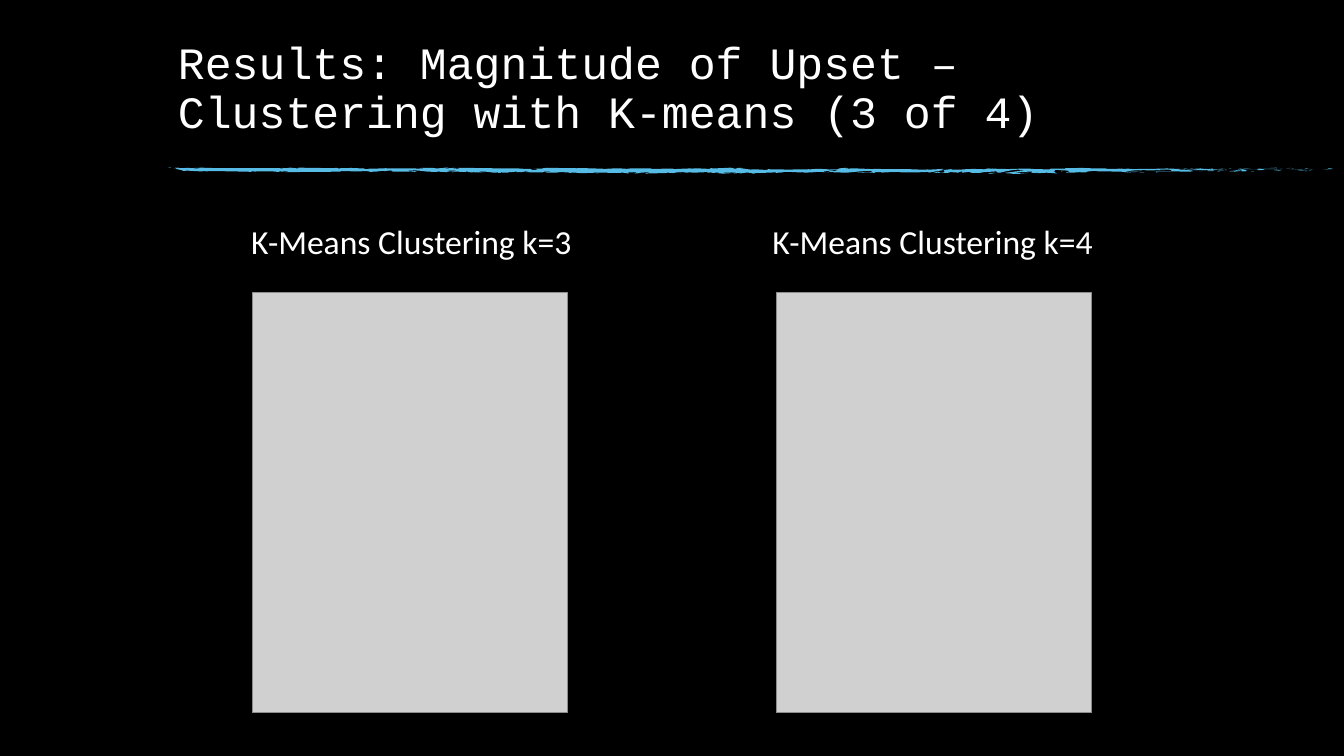
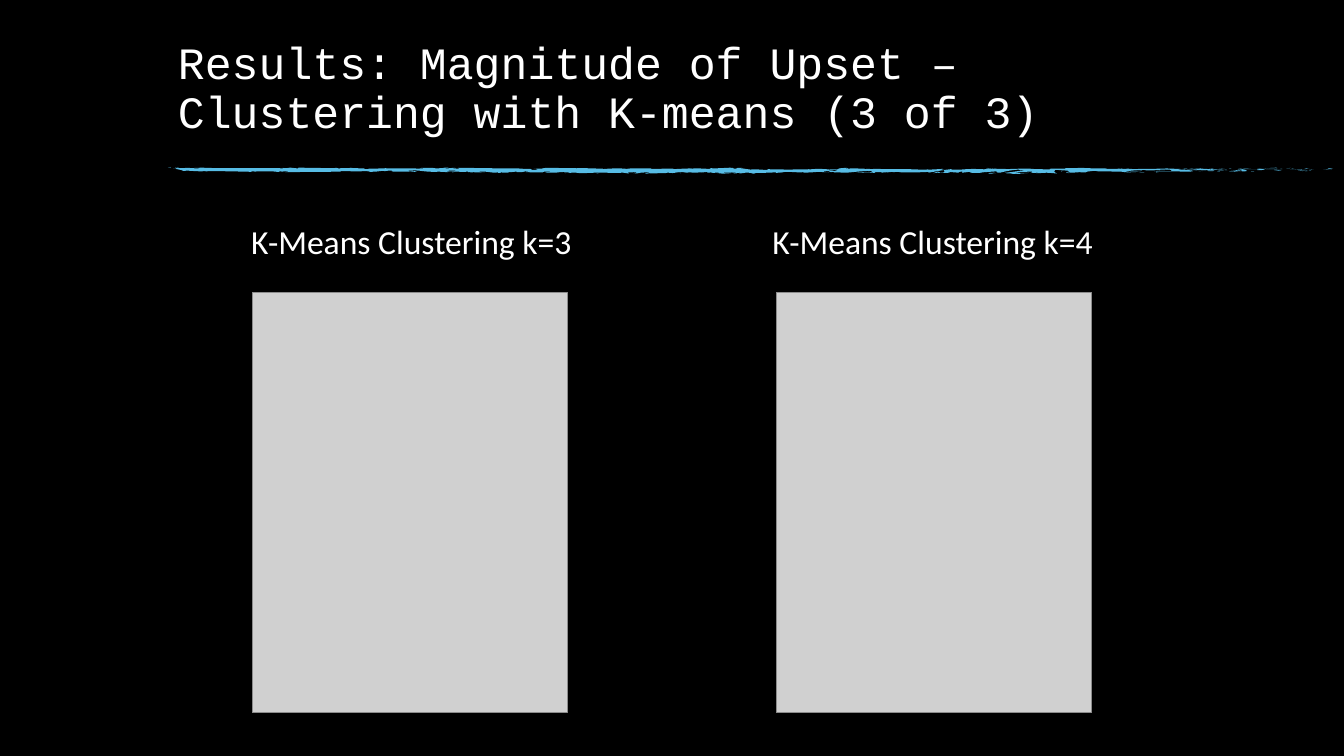
Before and after one commit to msnyde8/Graduate_Project-Upset_Potential, a slide deck: slide 14 of Upset Potential in the NFL.pptx (slide 15 before the commit). Drawn at 1344x756 pixels with LibreOffice and Linux fonts; fonts in the diff are those of the drawing; grey boxes stand for pictures; background and template pictures are left out. Boxes give left, top, right and bottom in pixels: in the first picture for what was removed or moved away, otherwise in the second. Text is boxed around its words. In the diff, an @@ line names an element or a change of style, - is before the commit and + after.

Commit message:
Updates at work to paper with new upset classification data and slides to match

```diff
--- a/Upset Potential in the NFL.pptx
+++ b/Upset Potential in the NFL.pptx
@@ title at (178, 47, 1039, 138): text changed @@
-Results: Magnitude of Upset – Clustering with K-means (3 of 4)
+Results: Magnitude of Upset – Clustering with K-means (3 of 3)
```
Also in this commit, not shown: 11 other slides changed, 1 slide added, 6 slides removed, 1 other file.
